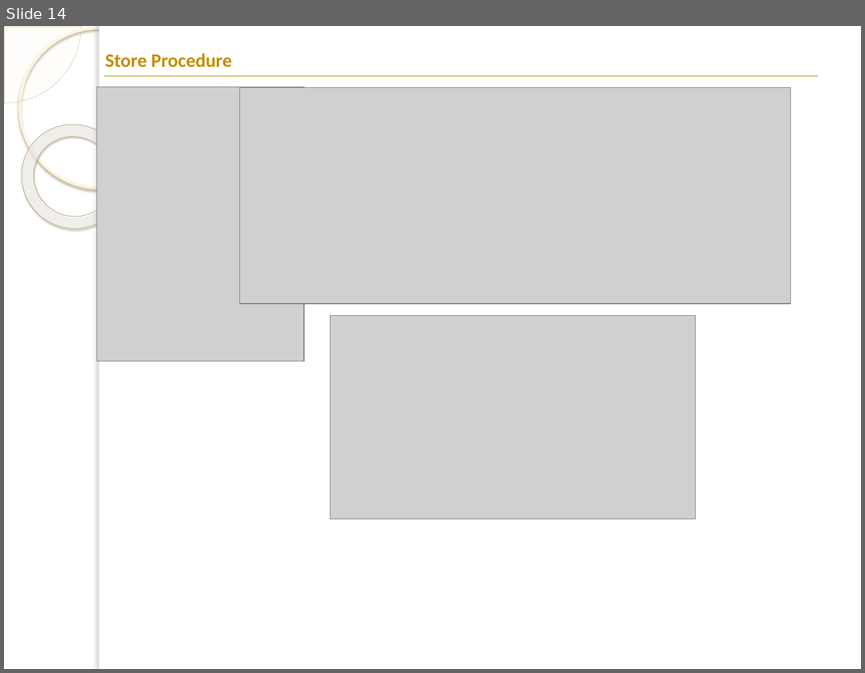
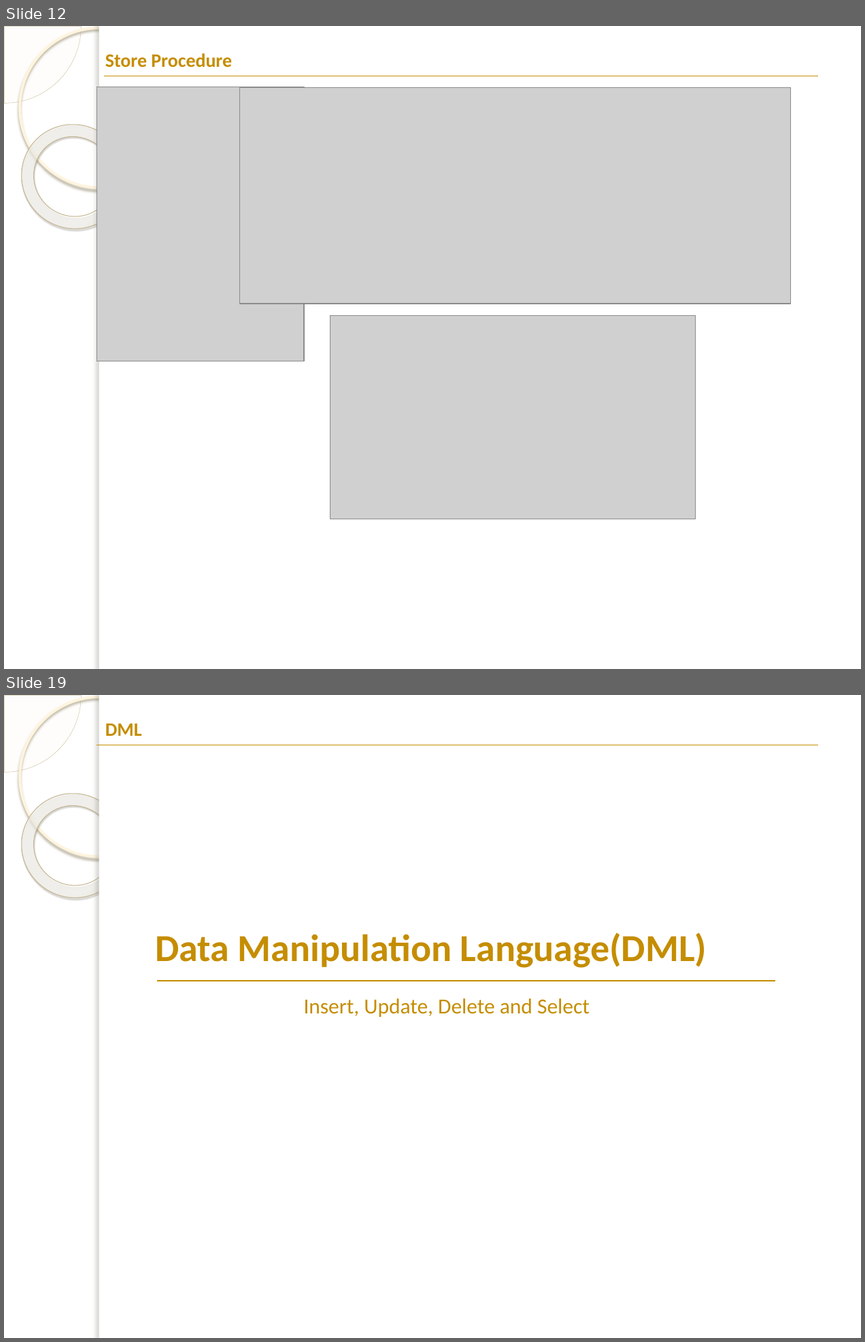
Before and after one commit to mohammadbtc100/courses, a slide deck: Database/DB-lab-2.pptx. Shown one above the other, each under a label of ours: slide 14 before the commit, slides 12 and 19 after it; the slides between them are not shown. The pictures are 865x673 and 865x1342 pixels, drawn with LibreOffice and Linux fonts; fonts in the diff are those of the drawing; grey boxes stand for pictures; background and template pictures are left out. Boxes give left, top, right and bottom in pixels: in the first picture for what was removed or moved away, otherwise in the second. Text is boxed around its words. In the diff, an @@ line names an element or a change of style, - is before the commit and + after.

```diff
--- a/Database/DB-lab-2.pptx
+++ b/Database/DB-lab-2.pptx
@@ slide 19 added at box(4, 695, 861, 1338), background picture (left out); not listed: 5 template elements that a slide beside it also shows @@
@@ text added at box(105, 724, 142, 736), 16 pt, text #C58D01, bold @@
+DML
@@ line added from (96, 745) to (818, 745), #C58D01 0.75 pt @@
@@ text added at box(155, 932, 706, 968), 32 pt, text #C58D01, bold @@
+Data Manipulation Language(DML)
@@ line added from (156, 981) to (775, 981), #C58D01 0.75 pt @@
@@ text added at box(304, 998, 589, 1017), 18 pt, text #C58D01 @@
+Insert, Update, Delete and Select
@@ what was slide 14 is now slide 12 @@
```
Also in this commit, not shown: 1 slide changed, 35 other slides added, 11 slides removed.
